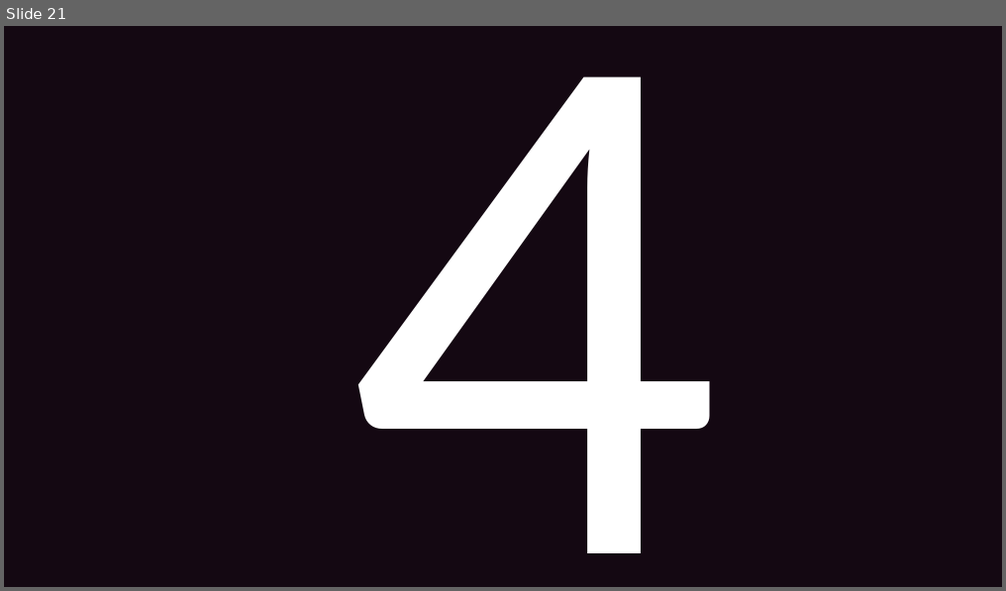
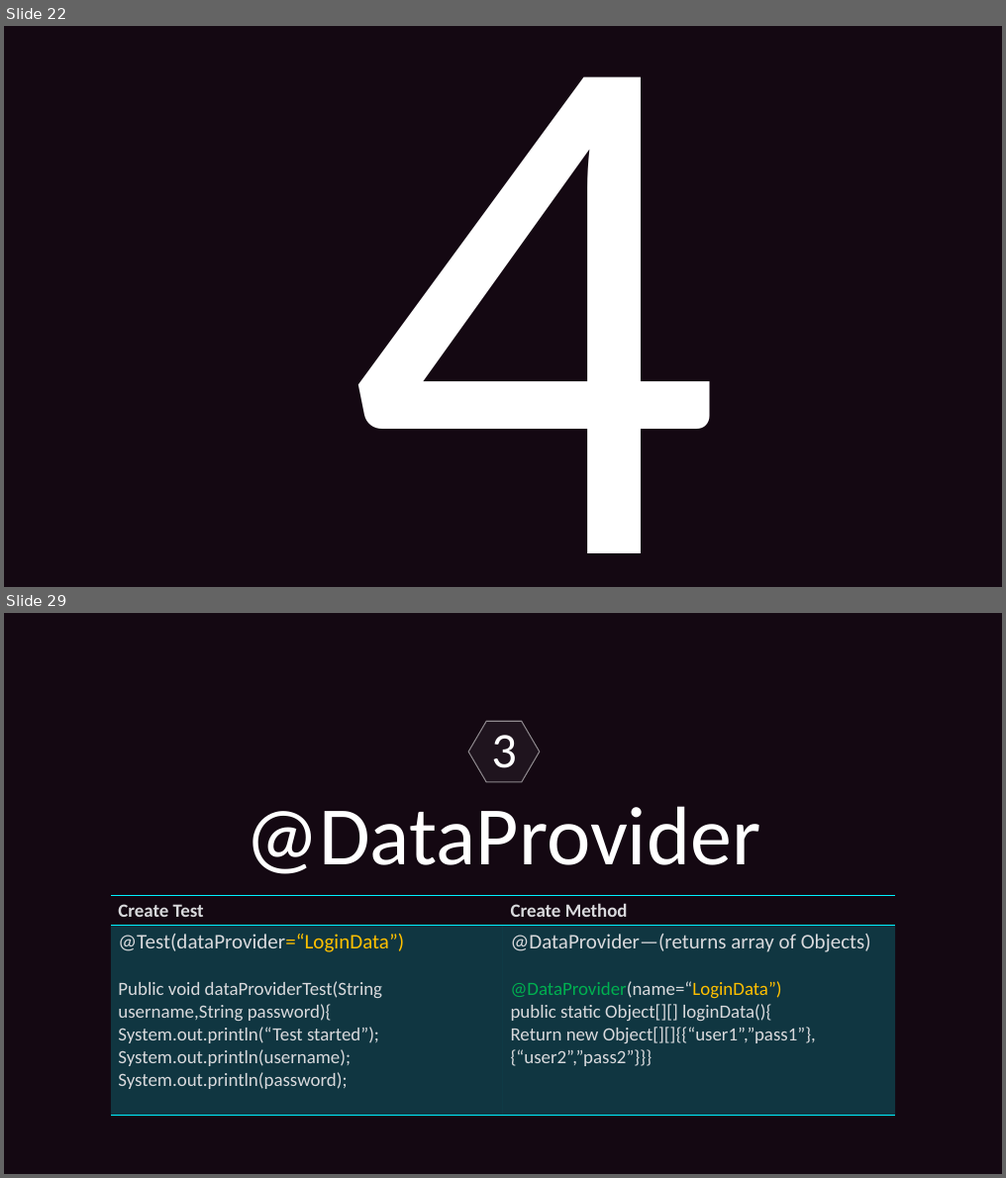
Before and after one commit to Ajin007/IRC_Docs, a slide deck: Students PPT.pptx. Shown one above the other, each under a label of ours: slide 21 before the commit, slides 22 and 29 after it; the slides between them are not shown. The pictures are 1006x591 and 1006x1178 pixels, drawn with LibreOffice and Linux fonts; fonts in the diff are those of the drawing. Boxes give left, top, right and bottom in pixels: in the first picture for what was removed or moved away, otherwise in the second. Text is boxed around its words. In the diff, an @@ line names an element or a change of style, - is before the commit and + after.

```diff
--- a/Students PPT.pptx
+++ b/Students PPT.pptx
@@ slide 29 added at (x1=4, y1=613, x2=1002, y2=1174), background #140812 @@
@@ hexagon added at (x1=469, y1=721, x2=540, y2=782), fill #FFFFFF at 5% opacity, outline #FFFFFF 1 pt @@
@@ text added at (x1=491, y1=735, x2=516, y2=768), 48 pt, text #FFFFFF @@
+3
@@ text added at (x1=245, y1=806, x2=760, y2=874), 80 pt, text #FFFFFF @@
+@DataProvider
@@ table added at (x1=111, y1=895, x2=896, y2=1115), 2 rows, 2 columns @@
+Create Test | Create Method
+@Test(dataProvider=“LoginData”) / Public void dataProviderTest(String username,String password){ / System.out.println(“Test started”); / System.out.println(username); / System.out.println(password); | @DataProvider—(returns array of Objects) / @DataProvider(name=“LoginData”) / public static Object[][] loginData(){ / Return new Object[][]{{“user1”,”pass1”},{“user2”,”pass2”}}}
@@ what was slide 21 is now slide 22 @@
```
Also in this commit, not shown: 8 slides changed, 32 other slides added, 1 slide removed.
